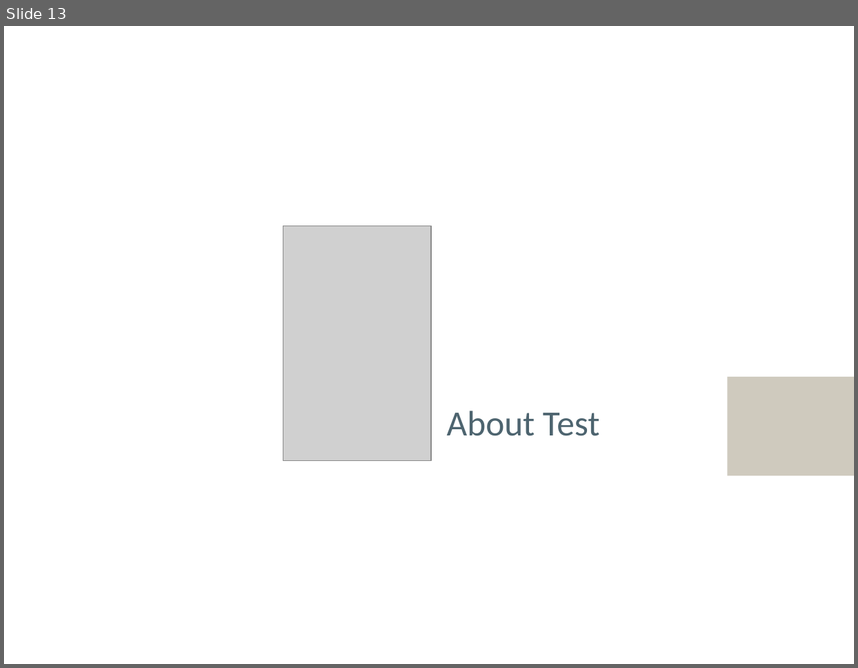
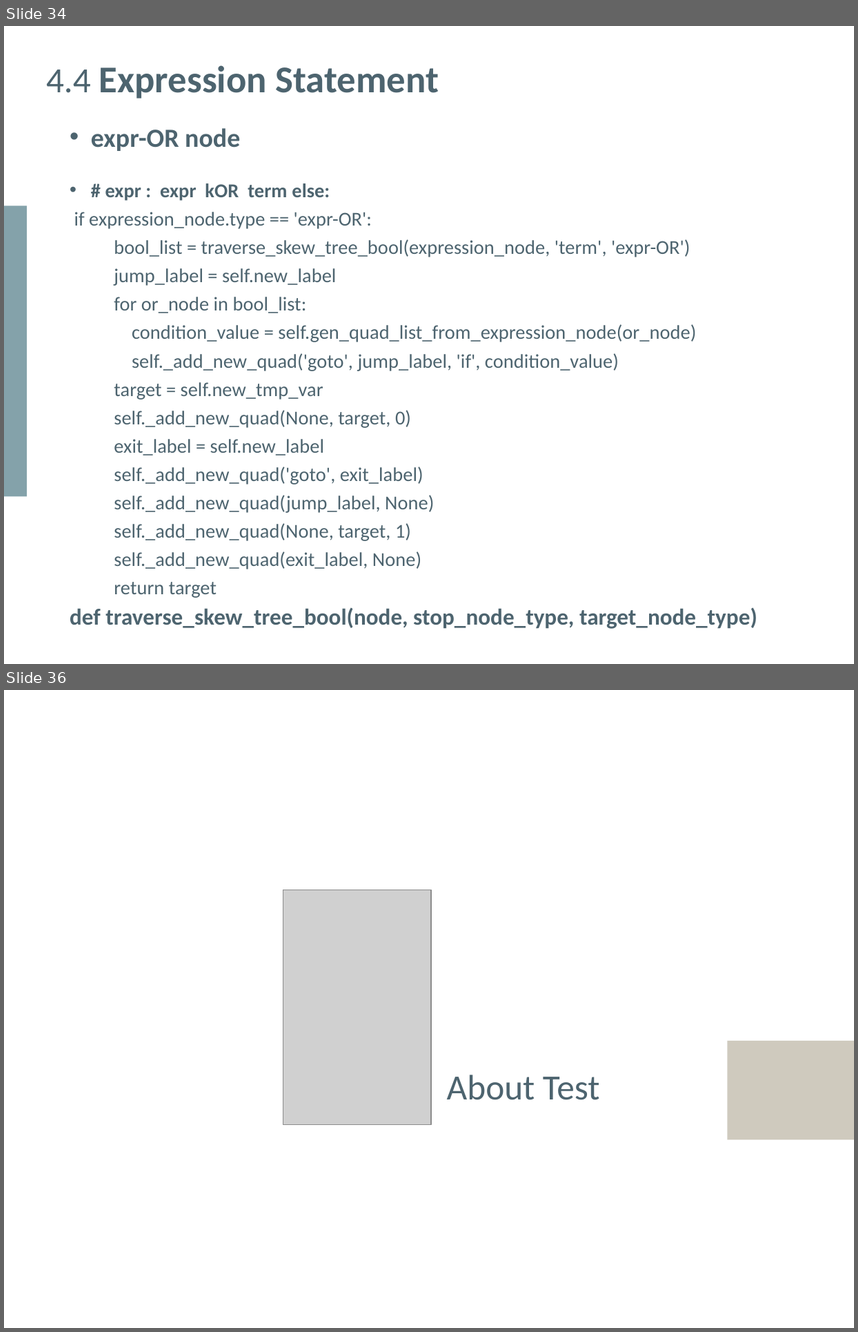
Before and after one commit to Yeeef/SOUP, a slide deck: report/Presentation.pptx. Shown one above the other, each under a label of ours: slide 13 before the commit, slides 34 and 36 after it; the slides between them are not shown. The pictures are 858x668 and 858x1332 pixels, drawn with LibreOffice and Linux fonts; fonts in the diff are those of the drawing; grey boxes stand for pictures. Boxes give left, top, right and bottom in pixels: in the first picture for what was removed or moved away, otherwise in the second. Text is boxed around its words. In the diff, an @@ line names an element or a change of style, - is before the commit and + after.

```diff
--- a/report/Presentation.pptx
+++ b/report/Presentation.pptx
@@ slide 34 added at <box>4,26,854,664</box>, background #FFFFFF @@
@@ text added at <box>46,65,439,98</box>, 32 pt, text #4D646F, bold @@
+4.4 Expression Statement
@@ text added at <box>70,128,757,628</box>, 16.6 pt, text #4D646F @@
+• expr-OR node
+• # expr : expr kOR term else:
+if expression_node.type == 'expr-OR':
+bool_list = traverse_skew_tree_bool(expression_node, 'term', 'expr-OR')
+jump_label = self.new_label
+for or_node in bool_list:
+condition_value = self.gen_quad_list_from_expression_node(or_node)
+self._add_new_quad('goto', jump_label, 'if', condition_value)
+target = self.new_tmp_var
+self._add_new_quad(None, target, 0)
+exit_label = self.new_label
+self._add_new_quad('goto', exit_label)
+self._add_new_quad(jump_label, None)
+self._add_new_quad(None, target, 1)
+self._add_new_quad(exit_label, None)
+return target
+def traverse_skew_tree_bool(node, stop_node_type, target_node_type)
@@ rectangle added at <box>4,205,27,496</box>, fill #84A2AA @@
@@ what was slide 13 is now slide 36 @@
```
Also in this commit, not shown: 6 slides changed, 23 other slides added, 1 slide removed, 1 other file.
